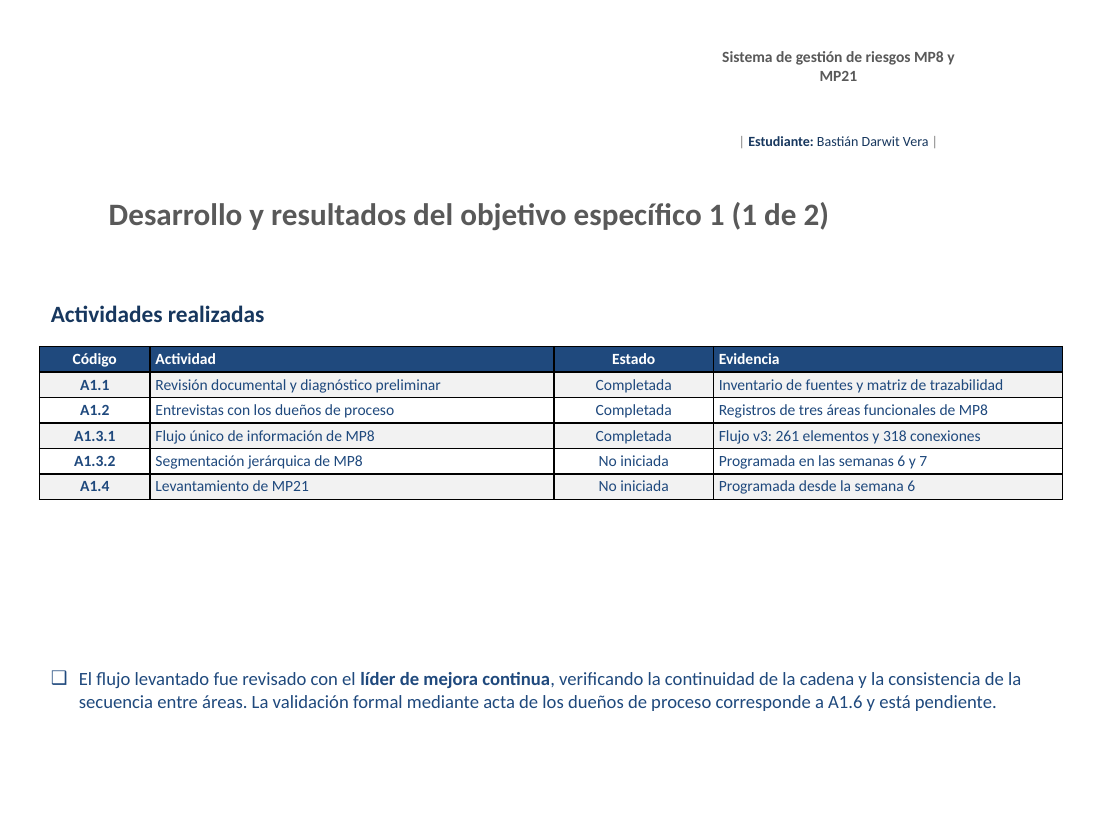
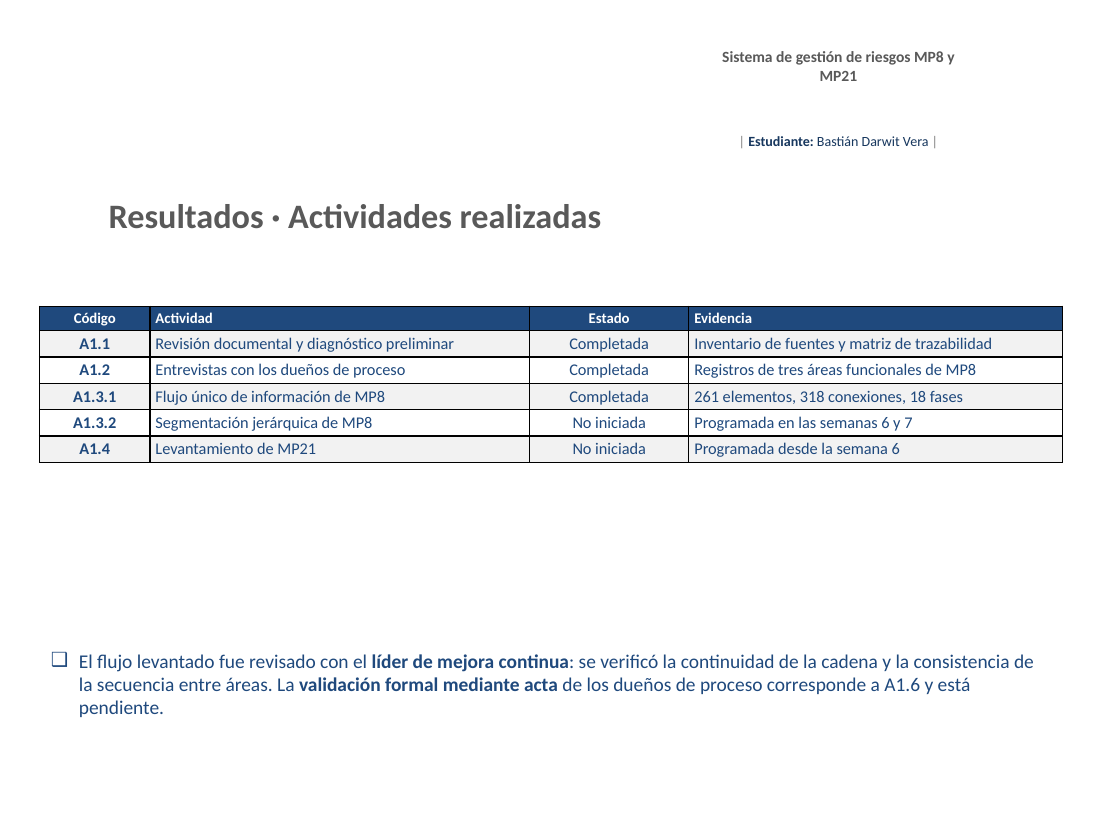
Before and after one commit to BastianDarwit/AFE, a slide deck: slide 9 of Avance_1_TFG_Bastian_Darwit_v1.pptx (slide 8 before the commit). Drawn at 1120x840 pixels with LibreOffice and Linux fonts; fonts in the diff are those of the drawing; background and template pictures are left out. Boxes give left, top, right and bottom in pixels: in the first picture for what was removed or moved away, otherwise in the second. Text is boxed around its words. In the diff, an @@ line names an element or a change of style, - is before the commit and + after.

Commit message:
Ampliar la presentacion del Avance 1 a 15 laminas con notas del orador
La version anterior, de 9 laminas, quedaba por debajo de los 8 minutos
requeridos y concentraba el peso en la metodologia. Se reequilibra dando
cinco laminas a los resultados y se agrega la exposicion de los cambios.

Laminas agregadas:
- Cambios respecto del anteproyecto, con el ambito, que cambio y por que,
  y la declaracion explicita de que no cambian el objetivo general, los
  objetivos especificos, los indicadores ni los entregables.
- El flujo unico de informacion de MP8: cadena SIPOC de 5 proveedores a 6
  clientes, 18 fases, arranque en la necesidad estrategica de dotacion y
  composicion por procedencia.
- Cobertura del levantamiento por fase, con las 18 fases y las dos que
  concentran brechas destacadas.
- Brechas declaradas, agrupadas por fase, con sus codigos APQC y el rol
  con quien se cierran.
- Hallazgos del contraste entre fuentes y estado de los indicadores.
- Proximos pasos, con actividades y semanas comprometidas.
- Cierre.

Otros cambios:
- La lamina del titulo incorpora el tema y el caso, sin justificarlos.
- La metodologia se expone sin fundamentacion, por haber sido aprobada en
  el anteproyecto.
- Se agregan notas del orador en las 15 laminas, con tiempo sugerido,
  tiempo acumulado, guion breve y preguntas probables de la comision.
  Duracion estimada total: 10 minutos y 50 segundos.

```diff
--- a/Avance_1_TFG_Bastian_Darwit_v1.pptx
+++ b/Avance_1_TFG_Bastian_Darwit_v1.pptx
@@ text at (109,204,601,228): text changed; size 20 to 22 pt @@
-Desarrollo y resultados del objetivo específico 1 (1 de 2)
+Resultados · Actividades realizadas
@@ table at (39,306,1062,624) @@
-row 4, column 4: Flujo v3: 261 elementos y 318 conexiones
+row 4, column 4: 261 elementos, 318 conexiones, 18 fases
@@ size 10 to 9.5 pt in "Código", "Actividad", "Estado", "Evidencia" @@
@@ size 10 to 10.5 pt in "A1.1", "Revisión documental y diagnóstico preliminar", "Completada", "Inventario de fuentes y matriz de trazabilidad" and 15 more places @@
@@ table: place and size @@
-table at (39,346,1062,640)
+table at (39,306,1062,624)
@@ text removed at (51,305,264,322) @@
-Actividades realizadas
@@ text at (79,654,1034,717): text changed; size 12 to 12.5 pt @@
-❑ El flujo levantado fue revisado con el líder de mejora continua, verificando la continuidad de la cadena y la consistencia de la secuencia entre áreas. La validación formal mediante acta de los dueños de proceso corresponde a A1.6 y está pendiente.
+❑ El flujo levantado fue revisado con el líder de mejora continua: se verificó la continuidad de la cadena y la consistencia de la secuencia entre áreas. La validación formal mediante acta de los dueños de proceso corresponde a A1.6 y está pendiente.
```
Also in this commit, not shown: 7 other slides changed, 6 slides added.
